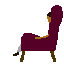
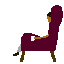
Comparing the layer stacks of the two (64, 64) images. Changes:
painted on "Layer #2" over [31, 36, 35, 41]
